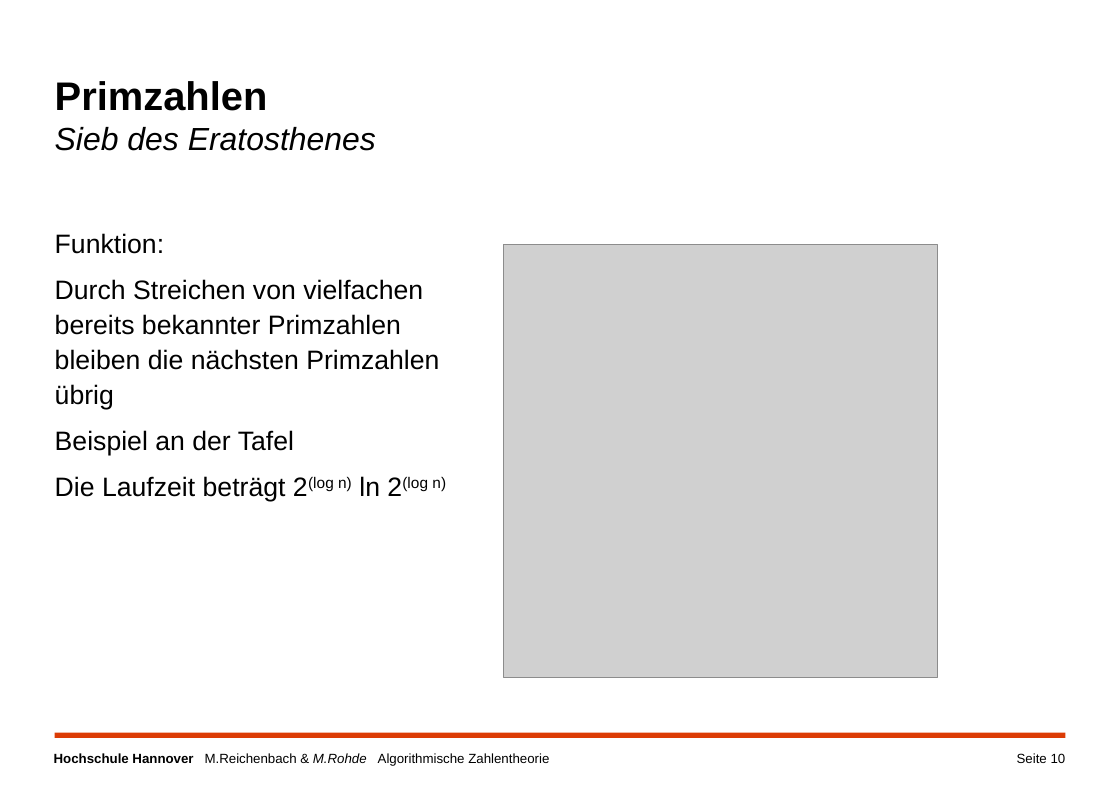
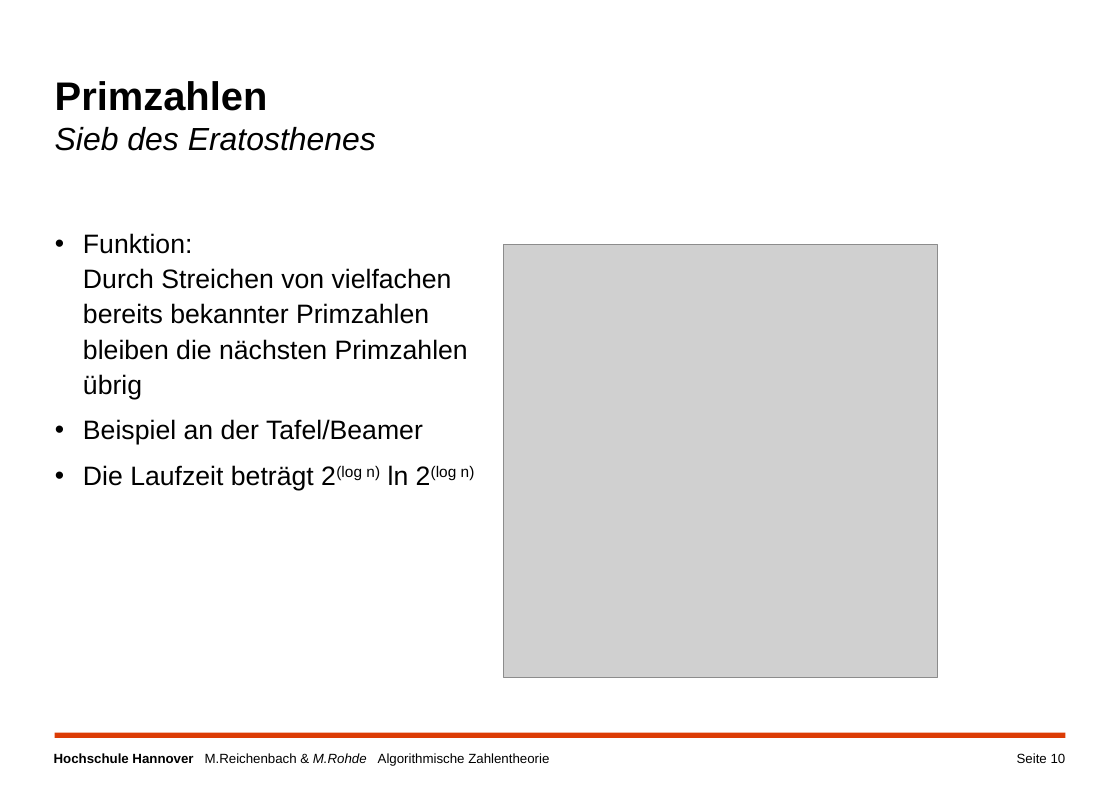
Before and after one commit to MReichenbach/SeminarAK, a slide deck: slide 10 of vortrag/Algorithmische Zahlentheorie Präsentation v.0.5 .pptx. Drawn at 1120x792 pixels with LibreOffice and Linux fonts; fonts in the diff are those of the drawing; grey boxes stand for pictures; background and template pictures are left out. Boxes give left, top, right and bottom in pixels: in the first picture for what was removed or moved away, otherwise in the second. Text is boxed around its words. In the diff, an @@ line names an element or a change of style, - is before the commit and + after.

```diff
--- a/vortrag/Algorithmische Zahlentheorie Präsentation v.0.5 .pptx
+++ b/vortrag/Algorithmische Zahlentheorie Präsentation v.0.5 .pptx
@@ text at [83, 233, 468, 445]: text changed @@
-Funktion:
-Durch Streichen von vielfachen bereits bekannter Primzahlen bleiben die nächsten Primzahlen übrig
-Beispiel an der Tafel
+  • Funktion:
+    Durch Streichen von vielfachen bereits bekannter Primzahlen bleiben die nächsten Primzahlen übrig
+  • Beispiel an der Tafel/Beamer
@@ text at [83, 465, 475, 490]: bullet none to •; list level 1 to 2 in "Die Laufzeit beträgt 2(log n) ..." @@
```
Also in this commit, not shown: 1 other slide changed, 3 slides added, 1 other file.
